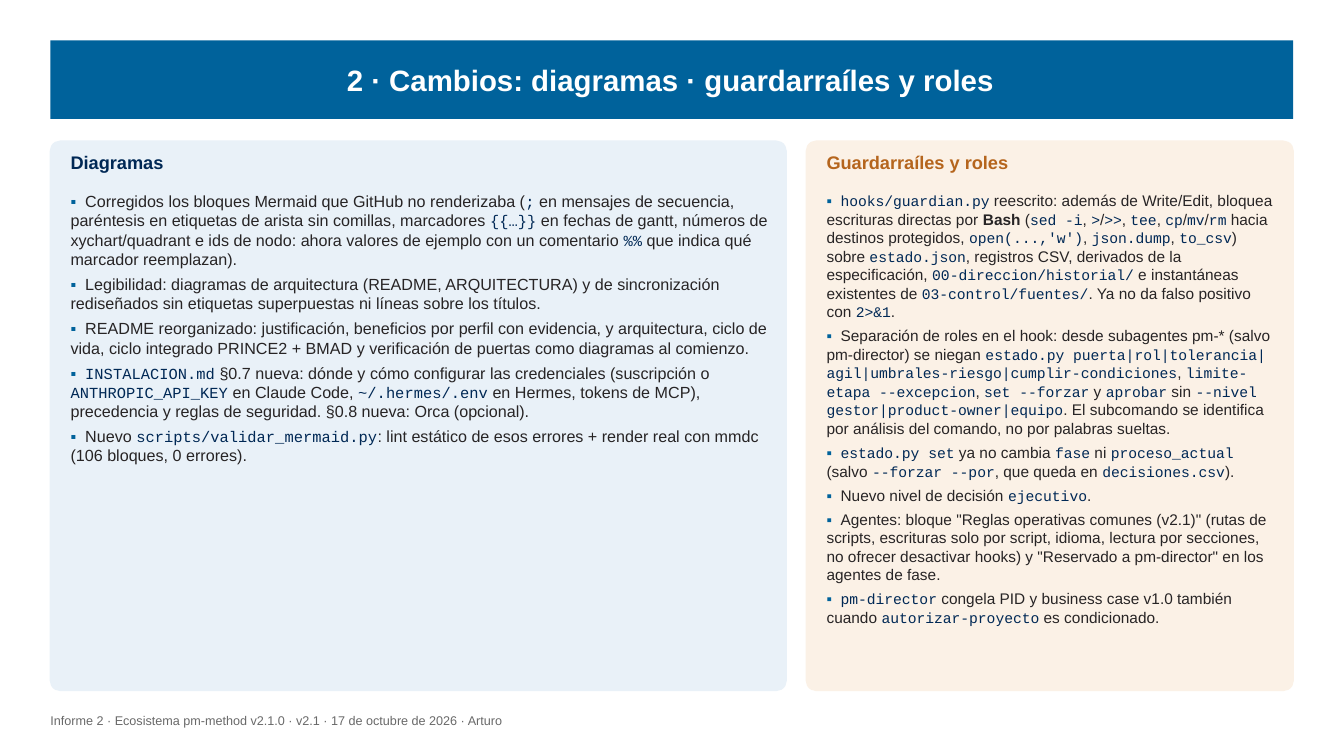
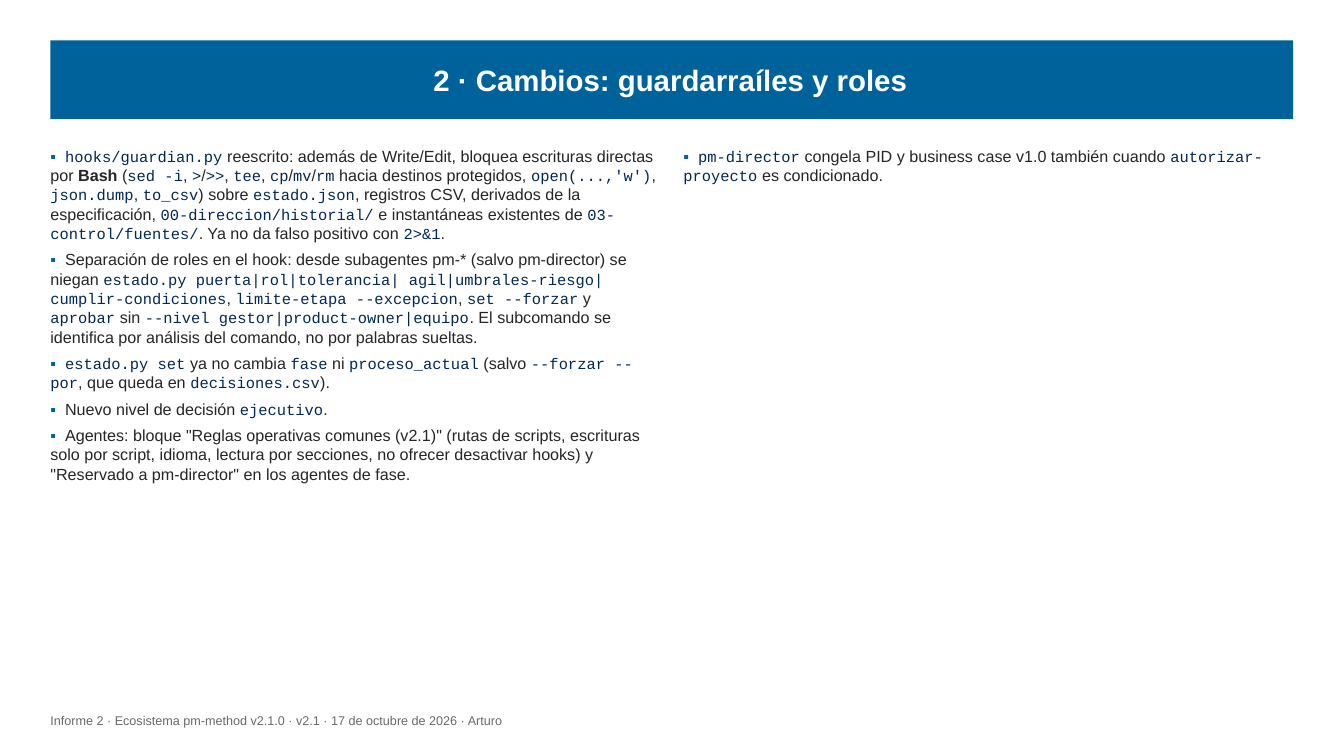
Before and after one commit to Arturo-Penas-Rial/pm-method, a slide deck: slide 12 of docs/informe/informe-2-ecosistema-pm-method-v2.1.pptx (slide 11 before the commit). Drawn at 1344x756 pixels with LibreOffice and Linux fonts; fonts in the diff are those of the drawing. Boxes give left, top, right and bottom in pixels: in the first picture for what was removed or moved away, otherwise in the second. Text is boxed around its words. In the diff, an @@ line names an element or a change of style, - is before the commit and + after.

Commit message:
pm-method 2.1.0: guías E2E para el usuario, prompts y entradas/salidas en los casos, diagramas legibles

```diff
--- a/docs/informe/informe-2-ecosistema-pm-method-v2.1.pptx
+++ b/docs/informe/informe-2-ecosistema-pm-method-v2.1.pptx
@@ title at bbox=[433, 69, 907, 97]: text changed @@
-2 · Cambios: diagramas · guardarraíles y roles
+2 · Cambios: guardarraíles y roles
@@ text "▪ hooks/guardian.py reescrito: además de ...": place and size @@
-text "▪ hooks/guardian.py reescrito: además de ..." at bbox=[827, 194, 1272, 626]
+text "▪ hooks/guardian.py reescrito: además de ..." at bbox=[50, 150, 653, 483]
@@ text "▪ hooks/guardian.py reescrito: además de ..." at bbox=[50, 150, 653, 483]: size 11 to 11.5 pt in "▪ reescrito: además de Write/Edit, bloquea escrituras ...", "▪ Separación de roles en el hook: ...", "▪ ya no cambia ni (salvo --por, ...", "▪ Nuevo nivel de decisión ejecutivo." and 1 more places; size 10.5 to 11 pt in "hooks/guardian.py (sed -i, >/>>, tee, cp/mv/rm open(...,'w') ...", "estado.py puerta|rol|tolerancia| agil|umbrales-riesgo|cumpli ...", "estado.py set fase proceso_actual --forzar --por, decisiones ...", "ejecutivo."; more space between paragraphs @@
@@ rounded rectangle removed at bbox=[50, 141, 786, 691] @@
@@ rounded rectangle removed at bbox=[807, 141, 1294, 691] @@
@@ text removed at bbox=[71, 155, 164, 173] @@
-Diagramas
@@ text added at bbox=[683, 150, 1263, 185], 11.5 pt, text #272425 @@
+▪ pm-director congela PID y business case v1.0 también cuando autorizar-proyecto es condicionado.
@@ text removed at bbox=[827, 155, 1008, 173] @@
-Guardarraíles y roles
@@ text removed at bbox=[71, 195, 768, 465] @@
-▪ Corregidos los bloques Mermaid que GitHub no renderizaba (; en mensajes de secuencia, paréntesis en etiquetas de arista sin comillas, marcadores {{…}} en fechas de gantt, números de xychart/quadrant e ids de nodo: ahora valores de ejemplo con un comentario %% que indica qué marcador reemplazan).
-▪ Legibilidad: diagramas de arquitectura (README, ARQUITECTURA) y de sincronización rediseñados sin etiquetas superpuestas ni líneas sobre los títulos.
-▪ README reorganizado: justificación, beneficios por perfil con evidencia, y arquitectura, ciclo de vida, ciclo integrado PRINCE2 + BMAD y verificación de puertas como diagramas al comienzo.
-▪ INSTALACION.md §0.7 nueva: dónde y cómo configurar las credenciales (suscripción o ANTHROPIC_API_KEY en Claude Code, ~/.hermes/.env en Hermes, tokens de MCP), precedencia y reglas de seguridad. §0.8 nueva: Orca (opcional).
-▪ Nuevo scripts/validar_mermaid.py: lint estático de esos errores + render real con mmdc (106 bloques, 0 errores).
@@ text at bbox=[827, 592, 1232, 626]: paragraph removed @@
-▪ pm-director congela PID y business case v1.0 también cuando autorizar-proyecto es condicionado.
```
Also in this commit, not shown: 45 other slides changed, 7 slides added, 1 slide removed, 52 other files.
